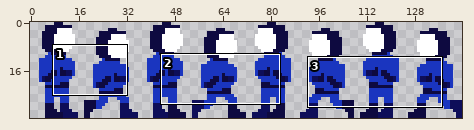
Two states of a sprite sheet, assets/spaceman.png. The first picture is a wide view before the edit; the outline marks the close-up.
Close-up. Before:
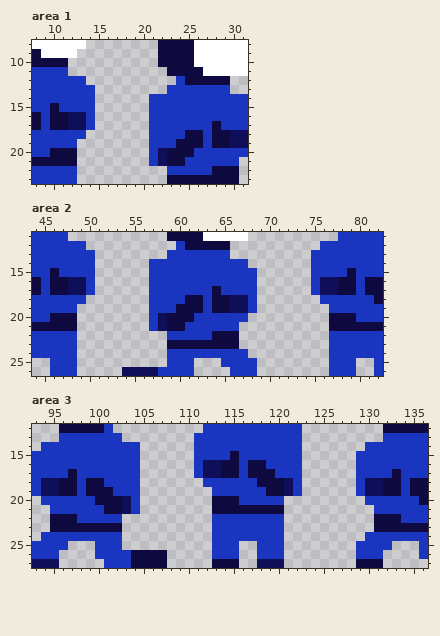
The file is 144x32 pixels. Shown: area 1: x 8..31, y 8..23; area 2: x 44..82, y 11..26; area 3: x 93..136, y 12..27.
Now the later version:
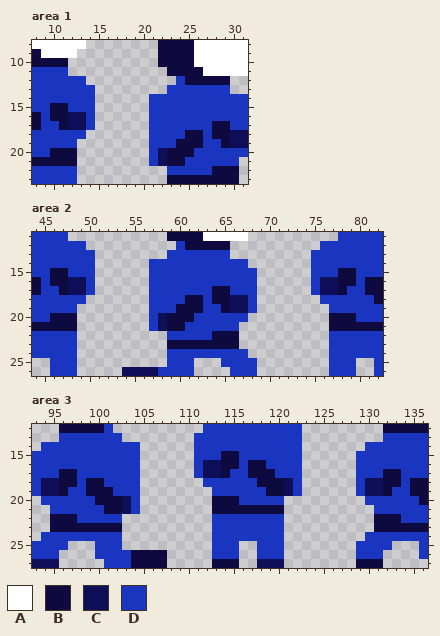
Palette (. is transparent): A #ffffff  B #0e0a40  C #0e0e59  D #1a35bf
Change:
--- area 1
@@ x 8..31 @@
 14 DDDDDDD......DDDDDDDDDDD
-15 DDBDDDD......DDDDDDDDDDD
+15 DDBBDDD......DDDDDDDDDDD
 16 BDBBCCD......DDDDDDDDDDD
-17 BDBBCCD......DDDDDDDBDDD
+17 BDDBCCD......DDDDDDDBBDD
 18 DDDDDD.......DDDDBBDBBCC
-19 DDDDD........DDDBBBDBBCC
+19 DDDDD........DDDBBBDDBCC
 20 DDBBB........DCBBBDDDDDD
--- area 2
@@ x 44..82 @@
 14 DDDDDDD......DDDDDDDDDDD.......DDDDDDDD
-15 DDBDDDD......DDDDDDDDDDDD......DDDDBDDD
+15 DDBBDDD......DDDDDDDDDDDD......DDDBBDDD
 16 BDBBCCD......DDDDDDDDDDDD......DCCBBDBB
-17 BDBBCCD......DDDDDDDBDDDD......DCCBBDBB
+17 BDDBCCD......DDDDDDDBBDDD......DCCBDDBB
 18 DDDDDD.......DDDDBBDBBCCD.......DDDDDDB
-19 DDDDD........DDDBBBDBBCCD........DDDDDD
+19 DDDDD........DDDBBBDDBCCD........DDDDDD
 20 DDBBB........DCBBBDDDDDD.........BBBDDD
--- area 3
@@ x 93..136 @@
 14 .DDDDDDDDDDD......DDDDDDDDDDDD.......DDDDDDD
-15 DDDDDDDDDDDD......DDDDBDDDDDDD......DDDDDDDD
+15 DDDDDDDDDDDD......DDDBBDDDDDDD......DDDDDDDD
 16 DDDDDDDDDDDD......DCCBBDBBDDDD......DDDDDDDD
-17 DDDDBDDDDDDD......DCCBBDBBBDDD......DDDDBDDD
+17 DDDBBDDDDDDD......DCCBDDBBBDDD......DDDBBDDD
 18 DCCBBDBBDDDD.......DDDDDDBBBCD......DCCBBDBB
-19 DCCBBDBBBDDD........DDDDDDBBCD......DCCBBDBB
+19 DCCBDDBBBDDD........DDDDDDBBCD......DCCBDDBB
 20 .DDDDDDBBBCD........BBBDDDDD.........DDDDDDB
Where, in picture pixels (left, top, right, bottom), the same in both close-ups:
changed: (50, 103, 68, 130)
changed: (212, 121, 230, 148)
changed: (50, 268, 68, 295)
changed: (338, 268, 356, 295)
changed: (212, 286, 230, 313)
changed: (221, 451, 239, 478)
changed: (59, 469, 77, 496)
changed: (383, 469, 401, 496)
